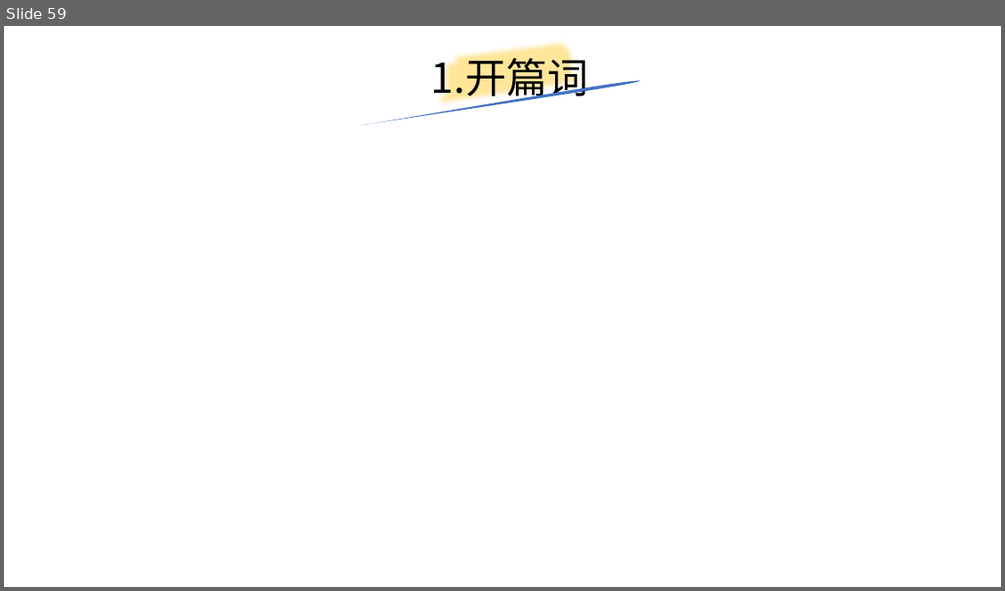
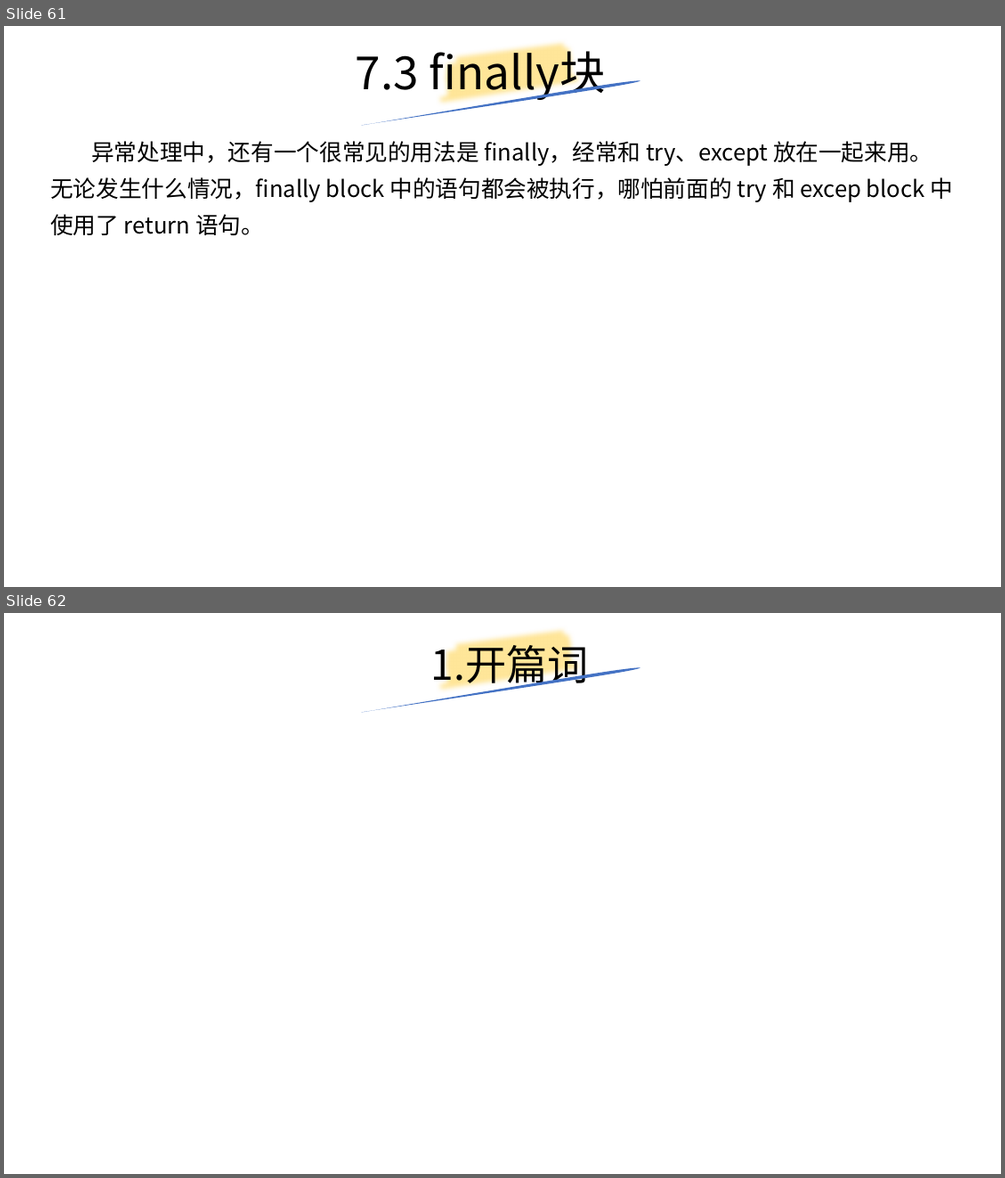
Before and after one commit to yiwenliu/CorePython, a slide deck: PPT/CorePython.pptx. Shown one above the other, each under a label of ours: slide 59 before the commit, slides 61 and 62 after it. The pictures are 1005x591 and 1005x1178 pixels, drawn with LibreOffice and Linux fonts; fonts in the diff are those of the drawing. Boxes give left, top, right and bottom in pixels: in the first picture for what was removed or moved away, otherwise in the second. Text is boxed around its words. In the diff, an @@ line names an element or a change of style, - is before the commit and + after.

```diff
--- a/PPT/CorePython.pptx
+++ b/PPT/CorePython.pptx
@@ slide 61 added at bbox=[4, 26, 1001, 587], background #FFFFFF @@
@@ title added at bbox=[356, 43, 606, 101], 44 pt, text #000000 @@
+7.3 finally块
@@ freeform shape added at bbox=[435, 26, 588, 125], outline #FFE699 16 pt @@
@@ freeform shape added at bbox=[360, 79, 641, 125], fill #4472C4 @@
@@ text added at bbox=[50, 141, 953, 235], 22 pt, text #000000 @@
+异常处理中，还有一个很常见的用法是 finally，经常和 try、except 放在一起来用。无论发生什么情况，finally block 中的语句都会被执行，哪怕前面的 try 和 excep block 中使用了 return 语句。
@@ what was slide 59 is now slide 62 @@
```
Also in this commit, not shown: 3 other slides added, 1 slide removed, 1 other file.
